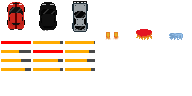
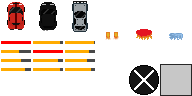
Two versions of the same layered image (192px x 96px). Layer-by-layer changes:
painted on "sprite_sheet.png" over <box>129,64,192,96</box>
